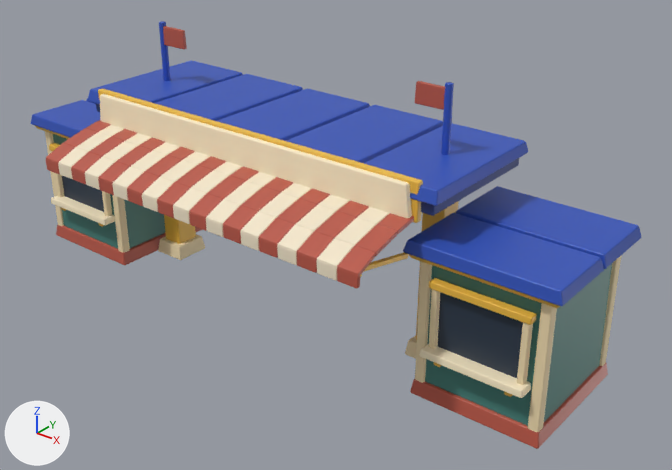
What one commit did to the glTF model assets/models/park/entry.glb.
One viewpoint serves both versions: a 50 mm camera at (11.11, -12.54, 9.5) aimed at (1.23, -0.18, 1.84). The lights are fixed; the arrows at lower left show +X, +Y and +Z. The first picture is the older version. Vertices at exactly the same position are counted once.

Names of what the first picture shows: 'entry'.
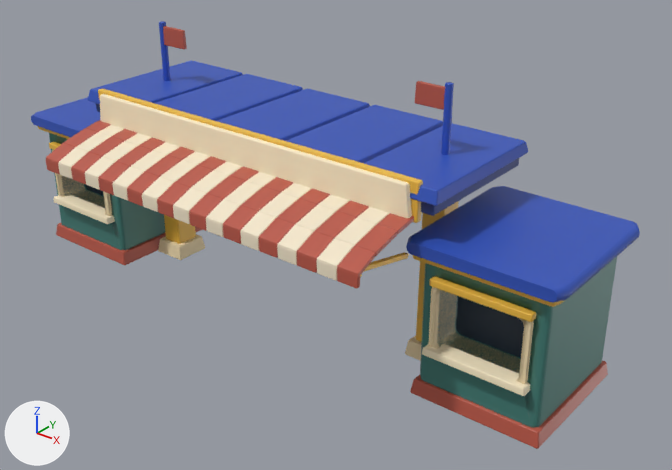
Pixel boxes (x1, y1, x2, y2) of what changed, in the pictures (672 x 470 px; the box of a moved part takes in the faces that stretch with it):
'entry', reshaped
    before: (31, 21, 642, 449)
    after: (31, 21, 640, 449)
part 1 of me_entry, moved or reshaped (not visible afterwards)
    before: (62, 176, 104, 212)
part 2 of me_entry, moved or reshaped (not visible afterwards)
    before: (438, 293, 523, 378)
part 3 of me_entry, moved or reshaped (not visible afterwards)
    before: (51, 196, 115, 226)
part 4 of me_entry, moved or reshaped (not visible afterwards)
    before: (419, 344, 531, 398)
part 5 of me_entry, moved or reshaped
    before: (49, 143, 60, 151)
    after: (49, 142, 61, 150)
part 6 of me_entry, moved or reshaped
    before: (429, 278, 537, 325)
    after: (429, 276, 536, 322)
part 7 of me_entry, rebuilt (16% wider, 23% taller)
    before: (403, 213, 604, 307)
    after: (406, 186, 640, 302)
part 8 of me_entry, rebuilt
    before: (53, 134, 165, 249)
    after: (49, 133, 165, 250)
part 9 of me_entry, rebuilt
    before: (409, 254, 560, 308)
    after: (413, 255, 565, 307)
part 10 of me_entry, rebuilt (not visible before)
    after: (31, 97, 100, 137)
part 11 of me_entry, rebuilt
    before: (425, 264, 612, 426)
    after: (420, 257, 617, 428)
part 12 of me_entry, rebuilt (mostly hidden)
    before: (35, 126, 70, 139)
    after: (38, 126, 71, 139)
part 13 of me_entry, deleted
    before: (31, 100, 642, 397)
part 14 of me_entry, moved or reshaped
    before: (45, 131, 130, 253)
    after: (52, 149, 115, 224)
part 15 of me_entry, moved or reshaped
    before: (415, 256, 621, 432)
    after: (422, 287, 534, 396)

What changed in the scene script:
```text
Change me_entry:
    used by ob_entry; location = (0.0, 0.0, 0.0)
    remove me_entry.from_pydata(...)  # 2920 vertices, 5752 faces; spans x -6.4..6.4, y -2.89..1.47, z 0.0..5.15
    add me_entry.from_pydata(...)  # 3256 vertices, 6288 faces; spans x -6.41..6.41, y -2.89..1.47, z 0.0..5.15
    me_entry part 1: the loose piece of 24 vertices spanning x -5.78..-4.22, y -1.26..-1.18, z 1.08..2.22 is scaled about its middle by (1.01, 0.562, 1.02), then moved by (0.0, 1.87, 0.0)
    me_entry part 2: the loose piece of 24 vertices spanning x 4.22..5.78, y -1.26..-1.18, z 1.08..2.22 is scaled about its middle by (1.01, 0.562, 1.02), then moved by (0.0, 1.87, 0.0)
    me_entry part 3: the loose piece of 24 vertices spanning x -5.96..-4.04, y -1.52..-1.16, z 0.95..1.11 is moved by (0.0, 2.61, 0.0)
    me_entry part 4: the loose piece of 24 vertices spanning x 4.04..5.96, y -1.52..-1.16, z 0.95..1.11 is moved by (0.0, 2.61, 0.0)
    me_entry part 5: the loose piece of 24 vertices spanning x -5.92..-4.08, y -1.39..-1.21, z 2.2..2.34 is moved by (0.0, 0.01, 0.04)
    me_entry part 6: the loose piece of 24 vertices spanning x 4.08..5.92, y -1.39..-1.21, z 2.2..2.34 is moved by (0.0, 0.01, 0.04)
    me_entry part 7: the loose piece of 24 vertices spanning x 3.6..6.4, y -1.45..-0.02, z 2.72..2.96 is rebuilt with 64 vertices and now spans x 3.59..6.41, y -1.47..1.47, z 2.74..2.98
    me_entry part 8: the loose piece of 24 vertices spanning x -6.14..-3.86, y -1.24..1.24, z 0.14..2.66 is rebuilt with 128 vertices and now spans x -6.14..-3.86, y -1.25..1.25, z 0.14..2.66
    me_entry part 9: the loose piece of 24 vertices spanning x 3.67..6.33, y -1.42..1.42, z 2.62..2.74 is rebuilt with 64 vertices and now spans x 3.71..6.29, y -1.37..1.37, z 2.61..2.77
    me_entry part 10: the loose piece of 24 vertices spanning x -6.4..-3.6, y 0.02..1.45, z 2.72..2.96 is rebuilt with 64 vertices and now spans x -6.41..-3.59, y -1.47..1.47, z 2.74..2.98
    me_entry part 11: the loose piece of 24 vertices spanning x 3.86..6.14, y -1.24..1.24, z 0.14..2.66 is rebuilt with 128 vertices and now spans x 3.86..6.14, y -1.25..1.25, z 0.14..2.66
    me_entry part 12: the loose piece of 24 vertices spanning x -6.33..-3.67, y -1.42..1.42, z 2.62..2.74 is rebuilt with 64 vertices and now spans x -6.29..-3.71, y -1.37..1.37, z 2.61..2.77
    me_entry part 13: 6 loose pieces with 144 vertices, spanning x -6.4..6.4, y -1.45..1.45, z 0.83..2.96, are deleted
    me_entry part 14: 144 vertices removed from x -6.18..-3.82, y -1.37..1.28, z 0.18..2.66; 200 vertices added at x -5.96..-4.04, y -1.45..1.38, z 0.95..2.38
    me_entry part 15: 144 vertices removed from x 3.82..6.18, y -1.37..1.28, z 0.18..2.66; 200 vertices added at x 4.04..5.96, y -1.45..1.38, z 0.95..2.38
```
